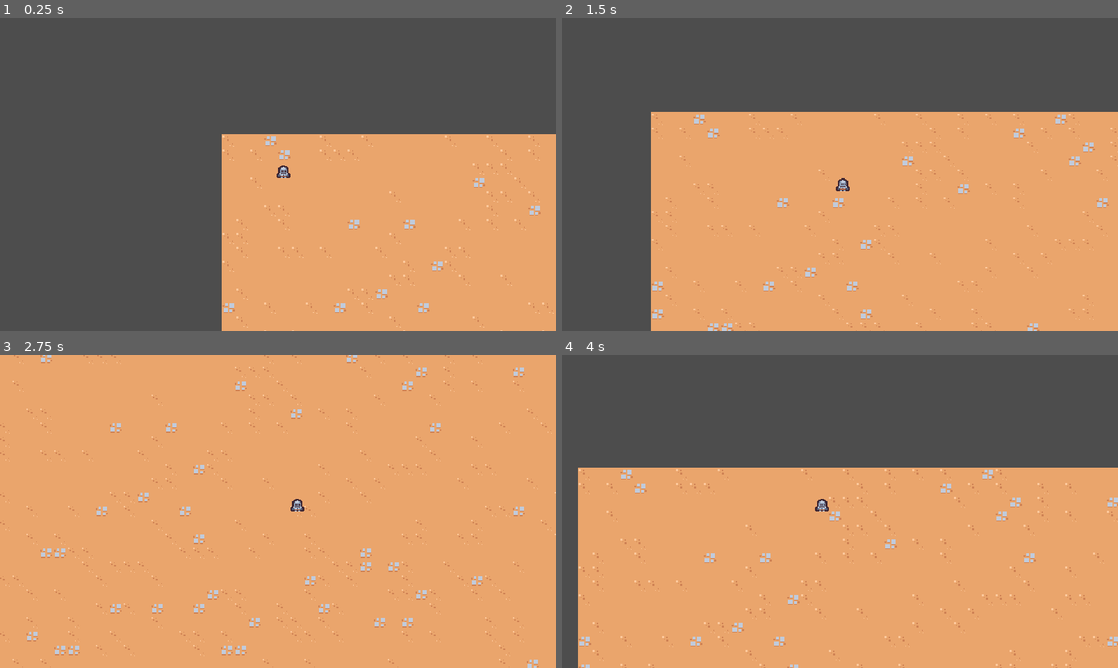
Above: before the commit, frames 1-4 (two rows, left to right).
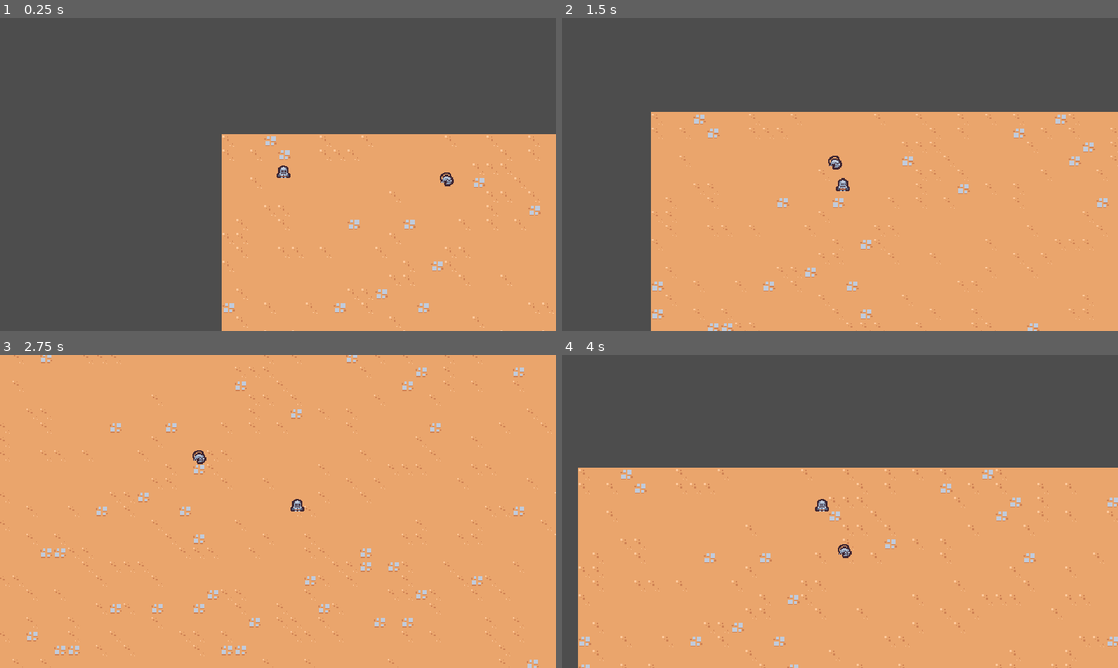
Above: after the commit, the same moments.

Repository: Yrainyw/2D-Survivors
Game: Godot game, scene res://Scenes/Main/Main.tscn
Two runs of this game, one before a commit and one after it. Both use one fixed random seed, a clock stepped at 60 frames per second and the inputs below.
Inputs:
- Up to frame 1 (0.25 s): no input
- Up to frame 2 (1.5 s): hold D (move_right) 0.53-1.28 s; hold S (move_down) from 1.28 s (still down)
- Up to frame 3 (2.75 s): release S (move_down) at 2.03 s; hold D (move_right) from 2.03 s (still down)
- Up to frame 4 (4 s): release D (move_right) at 2.78 s; hold W (move_up) 2.78-3.53 s; hold A (move_left) from 3.53 s (still down)

The runs differ from the first frame. In frame 1, less than 0.1% of the frame differs, in the area x 79-82%, y 49-54%; in frame 2, less than 0.1%, in the area x 47-51%, y 44-49%; in frame 3, less than 0.1%; in frame 4, less than 0.1%.

Commit message:
Creating a Rat Enemy

Diff:
--- /dev/null
+++ b/Scenes/Enemy/basic_enemy.gd
@@ -0,0 +1,23 @@
+extends CharacterBody2D
+
+const MAX_SPEED = 75
+
+
+# Called when the node enters the scene tree for the first time.
+func _ready():
+	pass # Replace with function body.
+
+
+# Called every frame. 'delta' is the elapsed time since the previous frame.
+func _process(_delta):
+	var direction = get_direction_to_player()
+	velocity = direction * MAX_SPEED
+	move_and_slide()
+
+
+func get_direction_to_player():
+	var player_node = get_tree().get_first_node_in_group("player") as Node2D
+
+	if player_node != null:
+		return (player_node.global_position - global_position).normalized()
+	return Vector2.ZERO
--- /dev/null
+++ b/Scenes/Enemy/basic_enemy.tscn
@@ -0,0 +1,19 @@
+[gd_scene load_steps=4 format=3 uid="uid://da8d2a2d53s7u"]
+
+[ext_resource type="Script" path="res://Scenes/Enemy/basic_enemy.gd" id="1_jn1uh"]
+[ext_resource type="Texture2D" uid="uid://c3sjorifdgyy8" path="res://Scenes/Enemy/tile_0124.png" id="1_uljal"]
+
+[sub_resource type="CircleShape2D" id="CircleShape2D_307p0"]
+radius = 5.0
+
+[node name="BasicEnemy" type="CharacterBody2D"]
+collision_layer = 0
+script = ExtResource("1_jn1uh")
+
+[node name="Sprite2D" type="Sprite2D" parent="."]
+position = Vector2(0, -4)
+texture = ExtResource("1_uljal")
+
+[node name="CollisionShape2D" type="CollisionShape2D" parent="."]
+position = Vector2(0, -5)
+shape = SubResource("CircleShape2D_307p0")
--- a/Scenes/GameCamera/game_camera.gd
+++ b/Scenes/GameCamera/game_camera.gd
@@ -15,7 +15,7 @@
 
 
 func acquire_target():
-	var player_nodes = get_tree().get_nodes_in_group("player")
-	if player_nodes.size() > 0:
-		var player = player_nodes[0] as Node2D
+	var player_node = get_tree().get_nodes_in_group("player")
+	if player_node.size() > 0:
+		var player = player_node[0] as Node2D
 		target_position = player.global_position
--- a/Scenes/Main/Main.tscn
+++ b/Scenes/Main/Main.tscn
@@ -1,8 +1,9 @@
-[gd_scene load_steps=4 format=3 uid="uid://c5hhb7imq0sm1"]
+[gd_scene load_steps=5 format=3 uid="uid://c5hhb7imq0sm1"]
 
 [ext_resource type="PackedScene" uid="uid://hcfusksc34fp" path="res://Scenes/GameCamera/game_camera.tscn" id="1_6eiq3"]
 [ext_resource type="PackedScene" uid="uid://bo1vhskiccjol" path="res://Scenes/Player/Player.tscn" id="1_idy8o"]
 [ext_resource type="TileSet" uid="uid://dgnlw4oxwgme1" path="res://Scenes/Resources/Tile_set.tres" id="1_rxuy1"]
+[ext_resource type="PackedScene" uid="uid://da8d2a2d53s7u" path="res://Scenes/Enemy/basic_enemy.tscn" id="4_87kl7"]
 
 [node name="Main" type="Node"]
 
@@ -15,3 +16,6 @@
 
 [node name="Player" parent="." instance=ExtResource("1_idy8o")]
 position = Vector2(71, 51)
+
+[node name="BasicEnemy" parent="." instance=ExtResource("4_87kl7")]
+position = Vector2(278, 56)
--- a/Scenes/Player/Player.tscn
+++ b/Scenes/Player/Player.tscn
@@ -7,6 +7,7 @@
 radius = 5.0
 
 [node name="Player" type="CharacterBody2D" groups=["player"]]
+collision_layer = 0
 script = ExtResource("1_y5fe3")
 
 [node name="Sprite2D" type="Sprite2D" parent="."]
--- a/Scenes/Resources/Tile_set.tres
+++ b/Scenes/Resources/Tile_set.tres
@@ -1,9 +1,9 @@
 [gd_resource type="TileSet" load_steps=3 format=3 uid="uid://dgnlw4oxwgme1"]
 
-[ext_resource type="Texture2D" uid="uid://lkuvps6xf51l" path="res://Scenes/Assets/Environment/tilemap_packed.png" id="1_rv3rb"]
+[ext_resource type="Texture2D" uid="uid://lkuvps6xf51l" path="res://Assets/Environment/tilemap_packed.png" id="1_5hspl"]
 
 [sub_resource type="TileSetAtlasSource" id="TileSetAtlasSource_hcrwo"]
-texture = ExtResource("1_rv3rb")
+texture = ExtResource("1_5hspl")
 0:4/0 = 0
 0:4/0/terrain_set = 0
 0:4/0/terrain = 0
Renamed: Scenes/Assets/Environment/tilemap_packed.png -> Assets/Environment/tilemap_packed.png
Not shown, changed: Assets/Environment/tilemap_packed.png.import
Binary file added: Scenes/Enemy/tile_0124.png
Not shown, added: Scenes/Enemy/tile_0124.png.import
